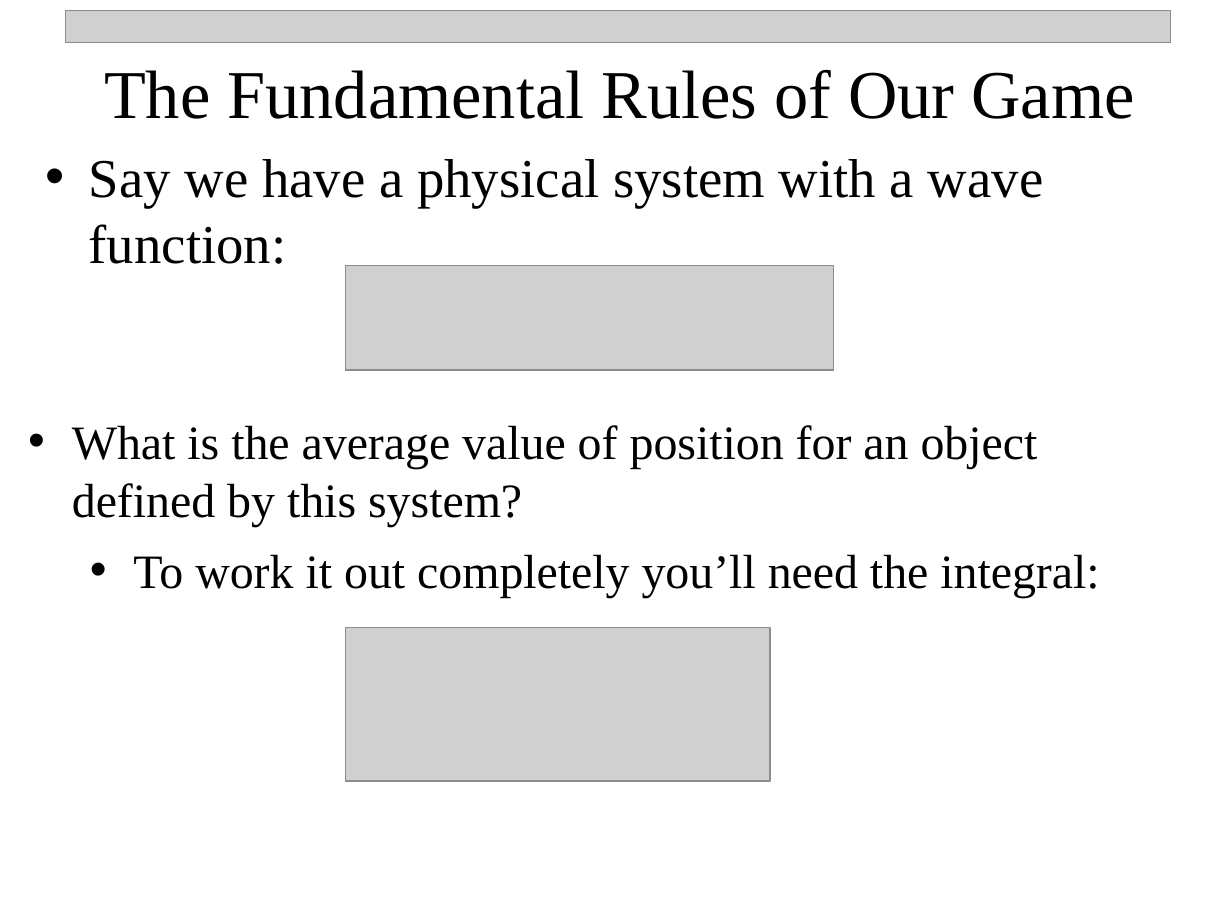
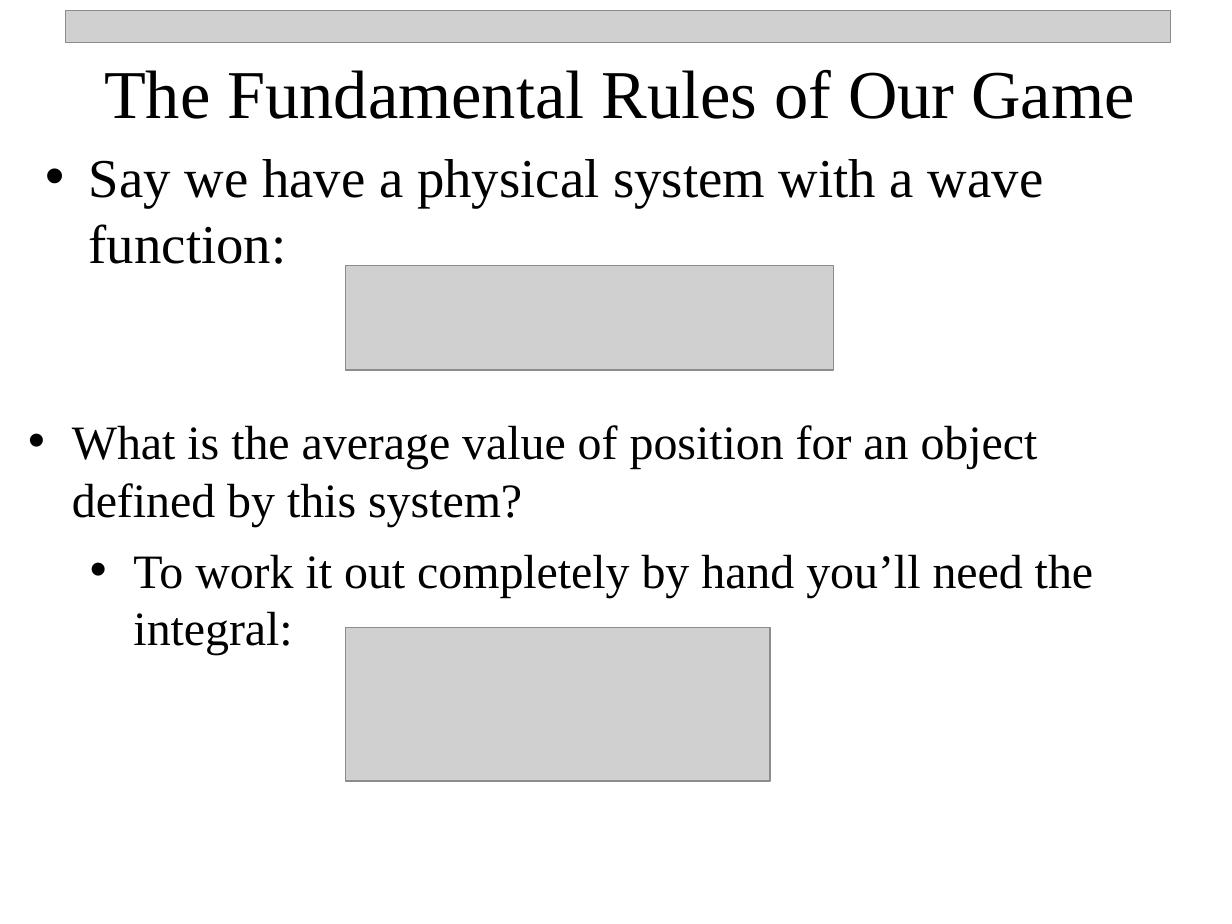
Before and after one commit to npetraco/CHE302, a slide deck: slide 17 of Notes/4_postulates.pptx (slide 16 before the commit). Drawn at 1232x924 pixels with LibreOffice and Linux fonts; fonts in the diff are those of the drawing; grey boxes stand for pictures. Boxes give left, top, right and bottom in pixels: in the first picture for what was removed or moved away, otherwise in the second. Text is boxed around its words. In the diff, an @@ line names an element or a change of style, - is before the commit and + after.

```diff
--- a/Notes/4_postulates.pptx
+++ b/Notes/4_postulates.pptx
@@ text at (x1=133, y1=554, x2=1093, y2=655): text changed @@
-  • To work it out completely you’ll need the integral:
+  • To work it out completely by hand you’ll need the integral:
```
Also in this commit, not shown: 2 other slides changed, 2 slides added, 1 slide removed, 2 other files.
